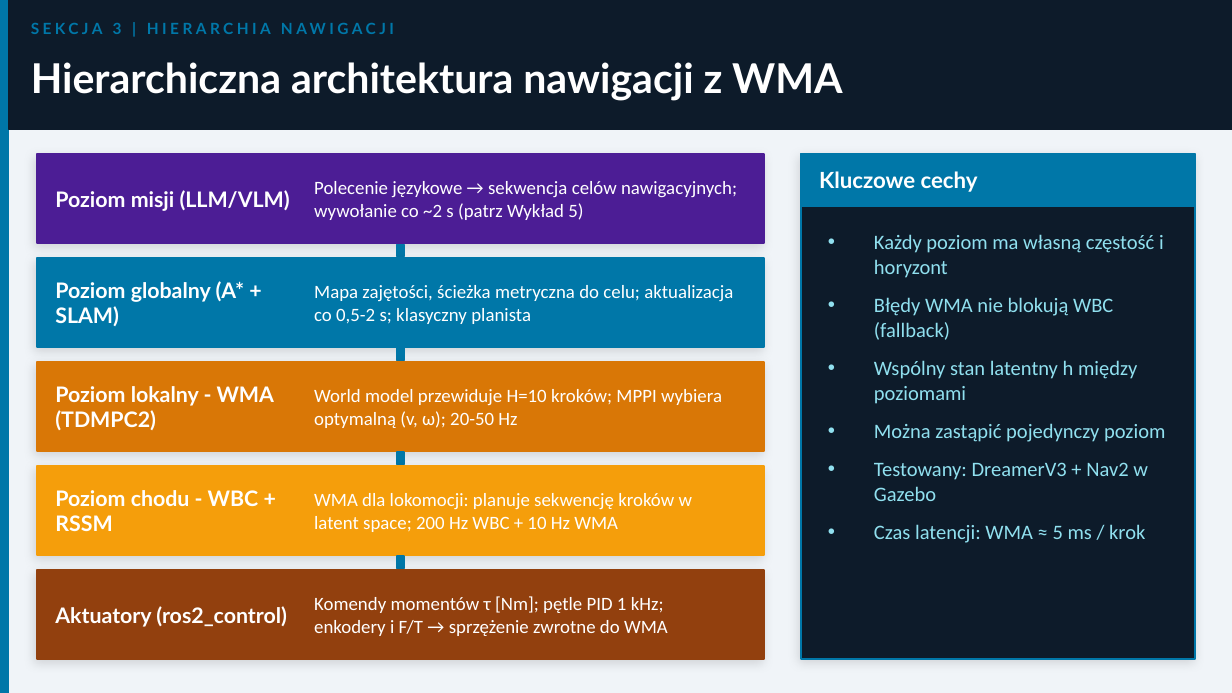
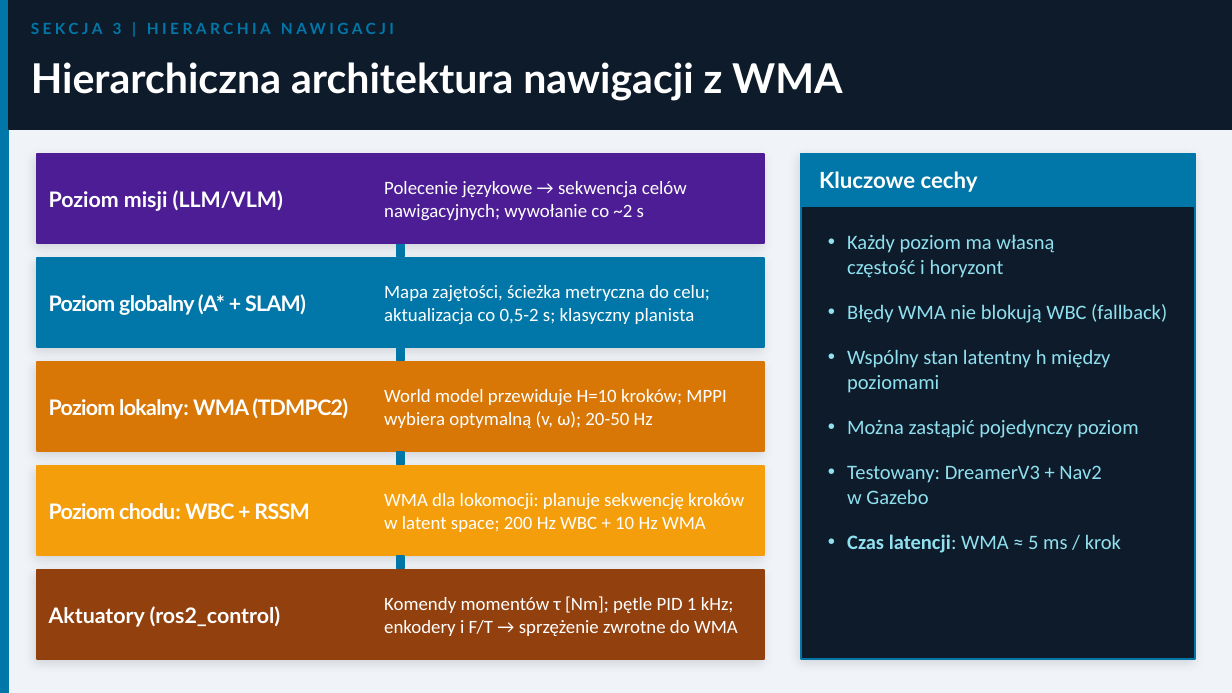
Before and after one commit to MatPomGit/MobileHub, a slide deck: slide 21 of zajecia/robo/robo_w6.pptx. Drawn at 1232x693 pixels with LibreOffice and Linux fonts; fonts in the diff are those of the drawing. Boxes give left, top, right and bottom in pixels: in the first picture for what was removed or moved away, otherwise in the second. Text is boxed around its words. In the diff, an @@ line names an element or a change of style, - is before the commit and + after.

```diff
--- a/zajecia/robo/robo_w6.pptx
+++ b/zajecia/robo/robo_w6.pptx
@@ text "Poziom misji (LLM/VLM)" moved from (x1=55, y1=190, x2=290, y2=211) to (x1=49, y1=190, x2=283, y2=211) @@
@@ text at (x1=384, y1=181, x2=687, y2=220): text changed @@
-Polecenie językowe → sekwencja celów nawigacyjnych; wywołanie co ~2 s (patrz Wykład 5)
+Polecenie językowe → sekwencja celów nawigacyjnych; wywołanie co ~2 s
@@ text "Każdy poziom ma własną częstość ..." at (x1=847, y1=234, x2=1167, y2=553): bold on in "Czas latencji:"; indent changed; more space between paragraphs @@
@@ text "Poziom globalny (A* + SLAM)" moved from (x1=55, y1=281, x2=245, y2=326) to (x1=49, y1=294, x2=306, y2=315) @@
@@ text "Poziom globalny (A* + SLAM)" at (x1=49, y1=294, x2=306, y2=315): letter spacing 0 to -0.4 pt @@
@@ text "Mapa zajętości, ścieżka metryczna do ..." rewrapped from (x1=314, y1=285, x2=733, y2=324) to (x1=384, y1=285, x2=710, y2=325) @@
@@ text "World model przewiduje H=10 kroków; ..." rewrapped from (x1=314, y1=389, x2=722, y2=428) to (x1=384, y1=389, x2=726, y2=428) @@
@@ text at (x1=49, y1=398, x2=348, y2=419): text changed @@
-Poziom lokalny - WMA (TDMPC2)
+Poziom lokalny: WMA (TDMPC2)
@@ text "WMA dla lokomocji: planuje sekwencję ..." rewrapped from (x1=314, y1=493, x2=692, y2=532) to (x1=384, y1=493, x2=744, y2=532) @@
@@ text at (x1=49, y1=503, x2=309, y2=519): text changed @@
-Poziom chodu - WBC + RSSM
+Poziom chodu: WBC + RSSM
@@ text "Aktuatory (ros2_control)" moved from (x1=55, y1=606, x2=287, y2=627) to (x1=49, y1=606, x2=281, y2=627) @@
@@ text "Komendy momentów τ [Nm]; pętle ..." moved from (x1=314, y1=596, x2=668, y2=636) to (x1=384, y1=596, x2=738, y2=636) @@
```
Also in this commit, not shown: 25 other slides changed, 9 other files.
